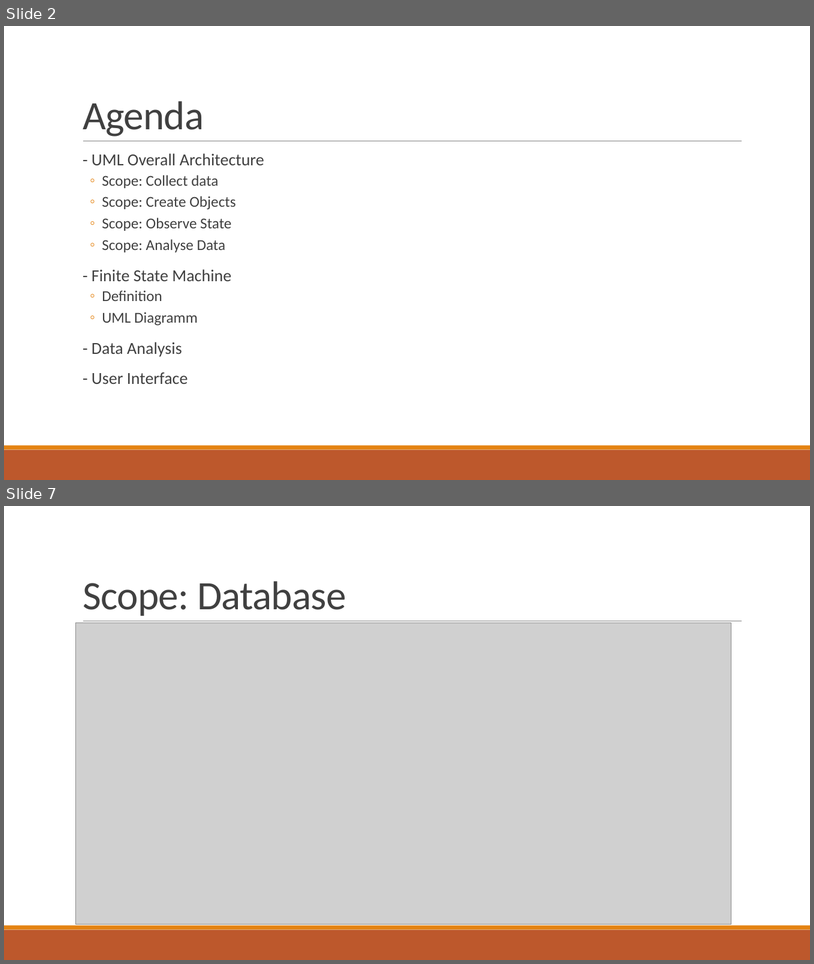
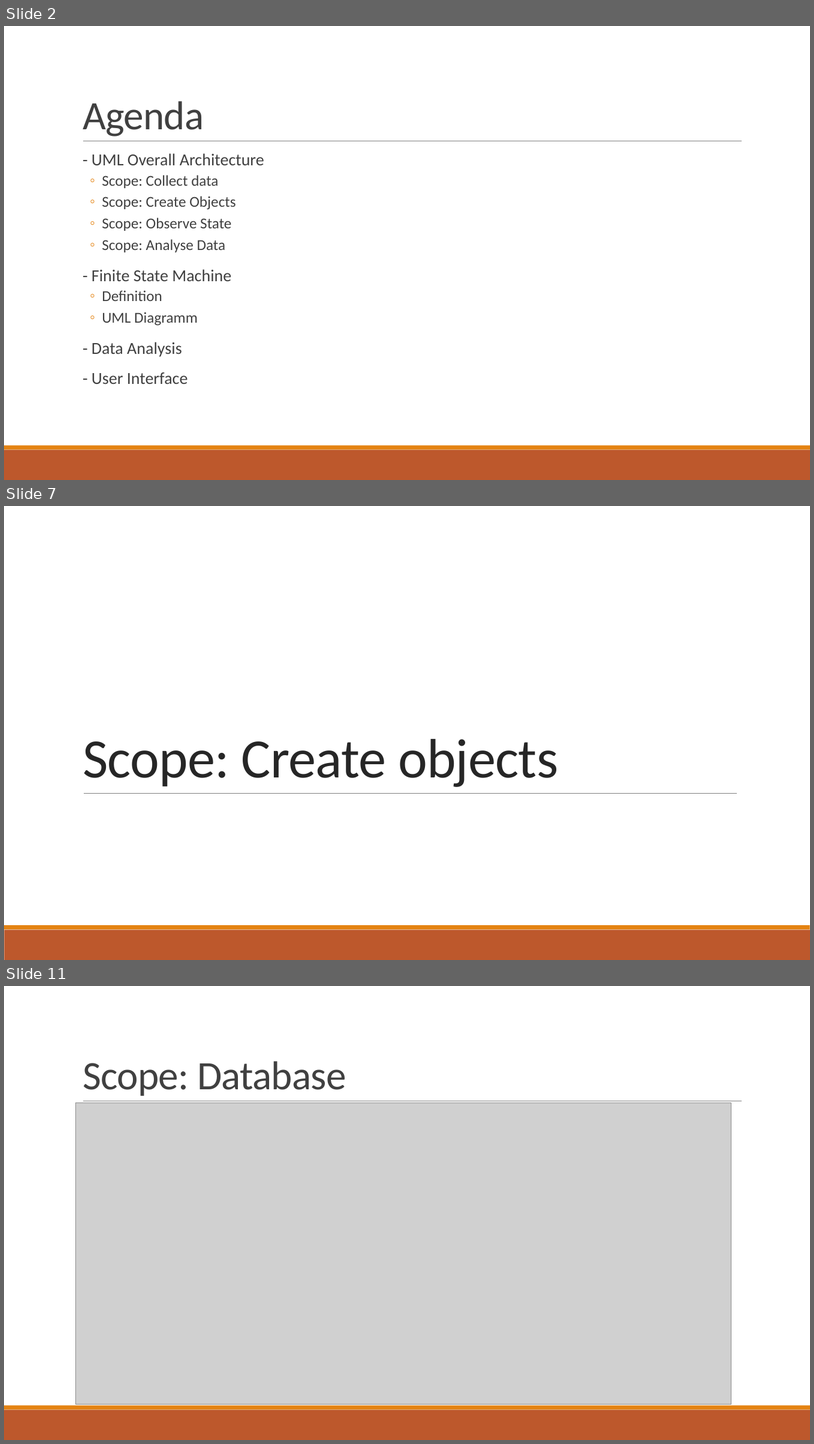
Before and after one commit to ofrendo/kronos, a slide deck: doc/Presentation.pptx. Shown one above the other, each under a label of ours: slides 2 and 7 before the commit, slides 2, 7 and 11 after it; the slides between them are not shown. The pictures are 814x964 and 814x1444 pixels, drawn with LibreOffice and Linux fonts; fonts in the diff are those of the drawing; grey boxes stand for pictures. Boxes give left, top, right and bottom in pixels: in the first picture for what was removed or moved away, otherwise in the second. Text is boxed around its words. In the diff, an @@ line names an element or a change of style, - is before the commit and + after.

```diff
--- a/doc/Presentation.pptx
+++ b/doc/Presentation.pptx
@@ slide 7 added at bbox=[4, 506, 810, 960], background #FFFFFF; not listed: 2 template elements that a slide beside it also shows @@
@@ title added at bbox=[83, 739, 558, 787], 66 pt, text #262626 @@
+Scope: Create objects
@@ line added from (84, 793) to (737, 793), #808080 0.5 pt @@
@@ what was slide 7 is now slide 11 @@
```
Also in this commit, not shown: 3 slides changed, 4 other slides added, 1 slide removed.
